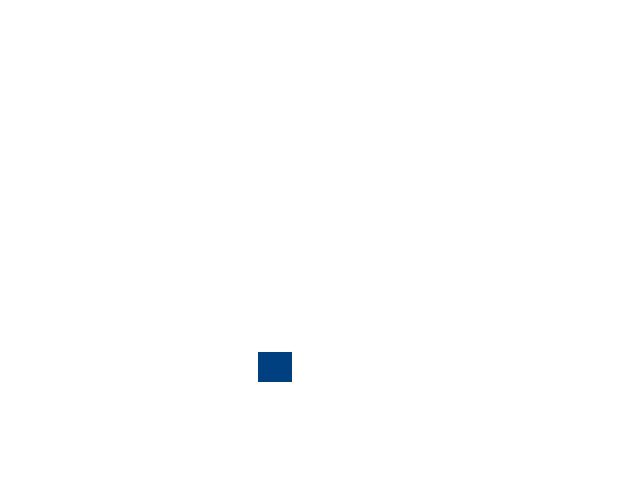
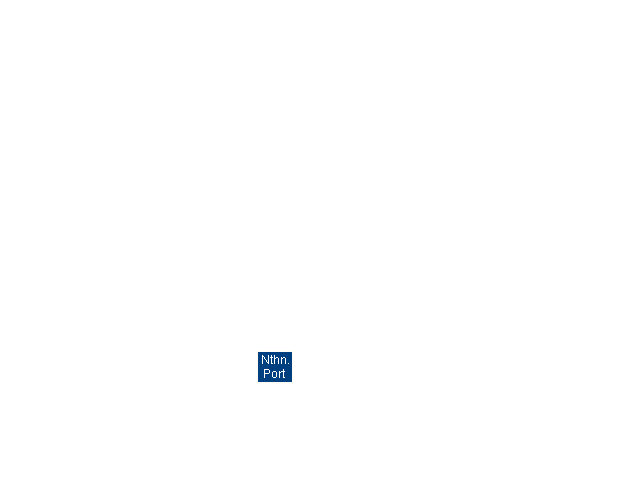
Layered file, before and after one edit (w=640, h=480). Changes by layer:
added layer "Nthn. ..." above "To Southlands" over left=262, top=355, right=289, bottom=378
